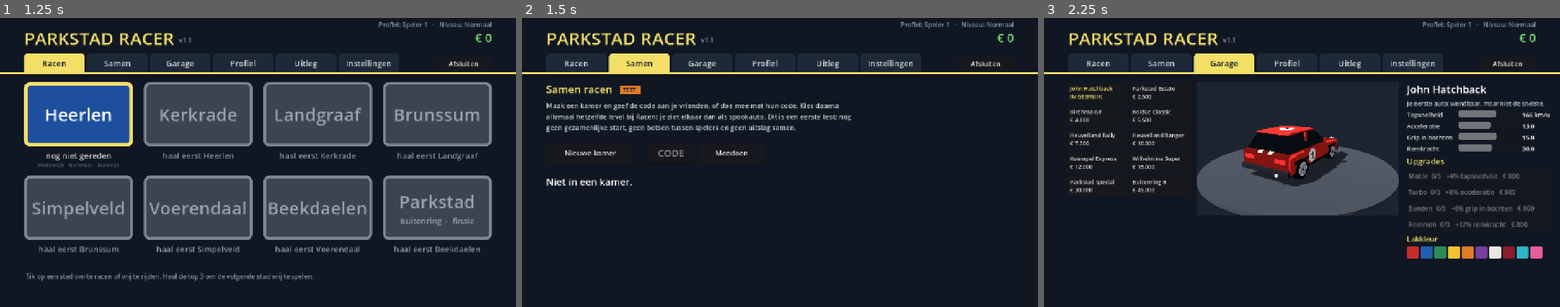
Above: before the commit, frames 1-3 (left to right).
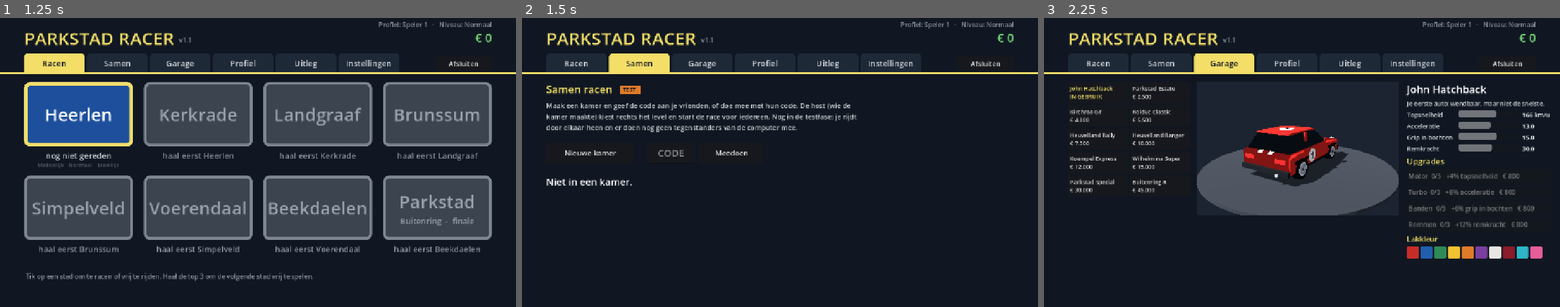
Above: after the commit, the same moments.

Repository: Clippie93/parkstad-racer
Game: Godot game, scene res://scenes/menu.tscn
Same seed, same stepped clock (60 frames per second), same inputs: the game is played once before the commit and once after it. Sound files missing from this copy of the repository are replaced by a short silence.
Inputs:
- Up to frame 1 (1.25 s): click "Racen" at 0.5 s
- Up to frame 2 (1.5 s): click "Samen" at 1.25 s
- Up to frame 3 (2.25 s): click "Garage" at 2 s

Frame 1 is identical in both runs. In frame 2, 1.4% of the frame differs, in the area x 4-65%, y 29-40%; in frame 3, nothing differs.

Commit message:
Multiplayer fase 2: lobby (host kiest level en autoregel), gezamenlijke start op de serverklok, gedeelde stand, finish en uitslag met prijzengeld
Co-Authored-By: Claude Opus 5.5 <noreply@anthropic.com>

Diff:
--- a/scripts/game.gd
+++ b/scripts/game.gd
@@ -55,7 +55,52 @@
         _net = NetClient.new()
         _net.name = "Net"
         add_child(_net)
+        _net.message.connect(_on_net_message)
+        _net.joined.connect(func(_id, _n):
+            if _net.is_host():
+                send_lobby())
+        _net.welcomed.connect(func(_id, _h, _p):
+            mp = {})
     return _net
+
+# Instellingen van de kamer (kiest de host, fase 2): level en autoregel
+# ("own" = ieder zijn eigen auto uit de garage, "equal" = iedereen de John Hatchback
+# zonder upgrades, in de eigen kleur).
+var lobby := {"level": 0, "rule": "own"}
+# De multiplayer-race die nu loopt (leeg = gewone race): level, regel en de startvolgorde.
+var mp := {}
+
+func mp_active() -> bool:
+    return not mp.is_empty() and in_room()
+
+func send_lobby() -> void:
+    net().send_json({"t": "lobby", "level": int(lobby["level"]), "rule": String(lobby["rule"])})
+
+# Host: iedereen in de kamer start dit level (ook de host zelf).
+func start_mp_race() -> void:
+    if not net().is_host():
+        return
+    var ids: Array = net().players.keys()
+    ids.sort()
+    var msg := {"t": "start", "level": int(lobby["level"]), "rule": String(lobby["rule"]), "grid": ids}
+    net().send_json(msg)
+    _begin_mp(msg)
+
+func _begin_mp(msg: Dictionary) -> void:
+    var grid: Array = []
+    for x in msg.get("grid", []):
+        grid.append(int(x))
+    mp = {"level": int(msg["level"]), "rule": String(msg.get("rule", "own")), "grid": grid}
+    start_level(int(msg["level"]))
+
+func _on_net_message(_from: int, msg: Dictionary) -> void:
+    match String(msg.get("t", "")):
+        "lobby":
+            lobby = {"level": int(msg.get("level", 0)), "rule": String(msg.get("rule", "own"))}
+        "start":
+            # alleen als je bij het startsein in de kamer zat
+            if (msg.get("grid", []) as Array).has(float(net().my_id)) or (msg.get("grid", []) as Array).has(net().my_id):
+                _begin_mp(msg)
 
 func in_room() -> bool:
     return _net != null and _net.is_open() and _net.my_id != 0
@@ -454,6 +499,7 @@
 
 func go_menu() -> void:
     get_tree().paused = false
+    mp = {}
     get_tree().change_scene_to_file(MENU_SCENE)
 
 
--- a/scripts/menu.gd
+++ b/scripts/menu.gd
@@ -30,6 +30,11 @@
 var together_players: Label
 var together_code: LineEdit
 var together_leave: Button
+var lobby_box: Control          # instellingen van de kamer (host kiest, de rest ziet ze)
+var lobby_level: OptionButton
+var lobby_rule: OptionButton
+var lobby_start: Button
+var lobby_info: Label
 var first_level: Button
 var help_box: VBoxContainer
 var controls_help: Label     # Besturing-kolom: tekst hangt af van toetsenbord of aanraken
@@ -712,9 +717,9 @@
     page.add_child(tag_bg)
     tag.position = tag_bg.position + Vector2(8, 1)
     page.add_child(tag)
-    var info := _label("Maak een kamer en geef de code aan je vrienden, of doe mee met hun code. Kies daarna " +
-        "allemaal hetzelfde level bij Racen: je ziet elkaar dan als spookauto. Dit is een eerste test: " +
-        "nog geen gezamenlijke start, geen botsen tussen spelers en geen uitslag samen.", 17, Color("cfd3d6"))
+    var info := _label("Maak een kamer en geef de code aan je vrienden, of doe mee met hun code. De host " +
+        "(wie de kamer maakte) kiest rechts het level en start de race voor iedereen. Nog in de testfase: " +
+        "je rijdt door elkaar heen en er doen nog geen tegenstanders van de computer mee.", 17, Color("cfd3d6"))
     info.autowrap_mode = TextServer.AUTOWRAP_WORD_SMART
     info.custom_minimum_size = Vector2(780, 0)
     info.position = Vector2(LIST_X, Header.CONTENT_Y + 46.0)
@@ -750,6 +755,49 @@
     together_players = _label("", 19, Color("cfd3d6"))
     together_players.position = Vector2(LIST_X, y + 124.0)
     page.add_child(together_players)
+    # lobby rechts: level, autoregel en starten (alleen de host kan kiezen)
+    lobby_box = Control.new()
+    lobby_box.position = Vector2(860, Header.CONTENT_Y)
+    lobby_box.mouse_filter = Control.MOUSE_FILTER_IGNORE
+    page.add_child(lobby_box)
+    var lh := _label("Race", 26, Color("f3df68"))
+    lobby_box.add_child(lh)
+    var ll := _label("Level", 18, Color("cfd3d6"))
+    ll.position = Vector2(0, 50)
+    lobby_box.add_child(ll)
+    lobby_level = OptionButton.new()
+    lobby_level.position = Vector2(0, 76)
+    lobby_level.custom_minimum_size = Vector2(360, 44)
+    lobby_level.add_theme_font_size_override("font_size", 18)
+    for i in range(Game.LEVELS.size()):
+        lobby_level.add_item(String(Game.LEVELS[i]["name"]), i)
+        lobby_level.set_item_disabled(i, not Game.is_unlocked(i))
+    lobby_level.item_selected.connect(func(idx: int):
+        Game.lobby["level"] = lobby_level.get_item_id(idx)
+        Game.send_lobby())
+    lobby_box.add_child(lobby_level)
+    var rl := _label("Auto's", 18, Color("cfd3d6"))
+    rl.position = Vector2(0, 132)
+    lobby_box.add_child(rl)
+    lobby_rule = OptionButton.new()
+    lobby_rule.position = Vector2(0, 158)
+    lobby_rule.custom_minimum_size = Vector2(360, 44)
+    lobby_rule.add_theme_font_size_override("font_size", 18)
+    lobby_rule.add_item("Eigen garage (met upgrades)", 0)
+    lobby_rule.add_item("Gelijke auto's (John Hatchback)", 1)
+    lobby_rule.item_selected.connect(func(idx: int):
+        Game.lobby["rule"] = "equal" if idx == 1 else "own"
+        Game.send_lobby())
+    lobby_box.add_child(lobby_rule)
+    lobby_start = _card_button("Start de race", func(): Game.start_mp_race())
+    lobby_start.position = Vector2(0, 230)
+    lobby_start.custom_minimum_size = Vector2(360, 56)
+    lobby_box.add_child(lobby_start)
+    lobby_info = _label("", 17, Color("8d96a0"))
+    lobby_info.position = Vector2(0, 296)
+    lobby_info.custom_minimum_size = Vector2(360, 0)
+    lobby_info.autowrap_mode = TextServer.AUTOWRAP_WORD_SMART
+    lobby_box.add_child(lobby_info)
     # bijwerken als er iets verandert in de kamer, en elke seconde (ping)
     var net := Game.net()
     net.welcomed.connect(_refresh_together.unbind(3))
@@ -757,6 +805,7 @@
     net.left.connect(_refresh_together.unbind(1))
     net.host_changed.connect(_refresh_together.unbind(1))
     net.disconnected.connect(_refresh_together)
+    net.message.connect(_on_lobby_message)
     net.room_created.connect(_on_room_created)
     net.failed.connect(_on_net_failed)
     var timer := Timer.new()
@@ -767,6 +816,10 @@
             _refresh_together())
     page.add_child(timer)
     return page
+
+func _on_lobby_message(_from: int, msg: Dictionary) -> void:
+    if String(msg.get("t", "")) == "lobby":
+        _refresh_together.call_deferred()
 
 func _on_room_created(code: String) -> void:
     Game.net().join(code, Game.player_name())
@@ -802,6 +855,16 @@
         return
     var net := Game.net()
     together_leave.visible = Game.in_room()
+    lobby_box.visible = Game.in_room()
+    if Game.in_room():
+        var host: bool = net.is_host()
+        lobby_level.disabled = not host
+        lobby_rule.disabled = not host
+        lobby_start.visible = host
+        lobby_level.select(lobby_level.get_item_index(int(Game.lobby["level"])))
+        lobby_rule.select(1 if String(Game.lobby["rule"]) == "equal" else 0)
+        lobby_info.text = ("Iedereen in de kamer start tegelijk. Je verdient prijzengeld, maar geen medailles." if host
+            else "De host kiest het level en start de race.")
     if not Game.in_room():
         if not together_status.text.ends_with("..."):
             together_status.text = "Niet in een kamer."
--- a/scripts/net_ghosts.gd
+++ b/scripts/net_ghosts.gd
@@ -13,7 +13,7 @@
 const PREDICT_MAX := 0.35        # hoogstens zo ver vooruit voorspellen (s)
 const SNAP_DIST := 12.0          # verder ernaast: meteen naar de juiste plek
 const STALE := 2.0               # zo lang niets gehoord: spookauto verbergen
-const VERSION := 1
+const VERSION := 2               # 2: met afgelegde afstand (voor de stand)
 
 var race: Node
 var net: Node
@@ -23,13 +23,20 @@
 var _stats_t := 0.0
 var sent := 0
 var status: Label
+# ---- gezamenlijke race (fase 2) ----
+const GO_DELAY_MS := 3500.0      # tussen het startsein en GO: het aftellen 3-2-1
+const LOAD_WAIT := 25.0          # host wacht hoogstens zo lang op trage laders
+var go_at := -1.0                # servertijd (ms) van GO; -1 = nog niet bekend
+var loaded := {}                 # host: wie is klaar met laden
+var _my_loaded_t := -1.0
+var finished := {}               # id -> racetijd (s) van andere spelers die binnen zijn
 
 func setup(r: Node) -> void:
 	race = r
 	net = Game.net()
 	net.state.connect(_on_state)
 	net.message.connect(_on_message)
-	net.joined.connect(func(_id, _n): _send_look())
+	net.joined.connect(_on_joined)
 	net.left.connect(_on_left)
 	_send_look()
 	# statusregel bovenin: kamer, aantal spelers en ping
@@ -51,17 +58,18 @@
 	for id in ghosts.keys():
 		_drop(id)
 	if net != null:
-		for sig in [net.state, net.message, net.left]:
+		for sig in [net.state, net.message, net.left, net.joined]:
 			for c in sig.get_connections():
 				if c["callable"].get_object() == self:
 					sig.disconnect(c["callable"])
 
 # ---------------------------------------------------------------- versturen
 func _send_look() -> void:
-	var id: String = Game.selected_car()
-	var info: Dictionary = Game.Catalog.car(id)
-	net.send_json({"t": "car", "level": Game.current_index, "style": String(info["style"]),
-		"color": Game.car_paint(id).to_html(false), "stripe": (info["stripe"] as Color).to_html(false),
+	var car = race.car
+	if car == null:
+		return
+	net.send_json({"t": "car", "level": Game.current_index, "style": String(car.car_style),
+		"color": (car.body_color as Color).to_html(false), "stripe": (car.stripe_color as Color).to_html(false),
 		"name": Game.player_name()})
 
 func _send_state() -> void:
@@ -80,13 +88,28 @@
 	var tilt: Node3D = car.get("tilt")
 	b.put_float(tilt.rotation.x if tilt != null else 0.0)
 	b.put_float(tilt.rotation.z if tilt != null else 0.0)
+	b.put_float(race.player_progress())
 	net.send_state(b.data_array)
 	sent += 1
 
 # ---------------------------------------------------------------- ontvangen
 func _on_message(from: int, msg: Dictionary) -> void:
-	if String(msg.get("t", "")) != "car":
-		return
+	match String(msg.get("t", "")):
+		"loaded":
+			loaded[from] = true
+			return
+		"go":
+			go_at = float(msg.get("at", -1.0))
+			return
+		"finish":
+			if not finished.has(from):
+				finished[from] = float(msg.get("time", 0.0))
+				race.finish_order.append(name_of(from))
+			return
+		"car":
+			pass
+		_:
+			return
 	var g := _ghost(from)
 	var look := [String(msg.get("style", "hatch")), String(msg.get("color", "c72d28")),
 		String(msg.get("stripe", "f4f4ee")), String(msg.get("name", "Speler"))]
@@ -96,7 +119,7 @@
 		_build(from)
 
 func _on_state(from: int, data: PackedByteArray) -> void:
-	if data.size() < 47 or data[0] != VERSION:
+	if data.size() < 51 or data[0] != VERSION:
 		return
 	var b := StreamPeerBuffer.new()
 	b.data_array = data
@@ -111,6 +134,7 @@
 	g["yaw"] = b.get_float()
 	g["rx"] = b.get_float()
 	g["rz"] = b.get_float()
+	g["progress"] = b.get_float()
 	# metingen: hoe oud is een bericht als het aankomt, en hoe regelmatig komen ze
 	var age: float = now - t
 	if g["t"] > 0.0:
@@ -125,6 +149,9 @@
 	g["heard"] = Time.get_ticks_msec()
 	g["got"] += 1
 
+func _on_joined(_id: int, _name: String) -> void:
+	_send_look()
+
 func _on_left(id: int) -> void:
 	_drop(id)
 
@@ -132,7 +159,7 @@
 	if not ghosts.has(id):
 		ghosts[id] = {"node": null, "look": [], "p": Vector3.ZERO, "v": Vector3.ZERO, "yaw": 0.0,
 			"rx": 0.0, "rz": 0.0, "t": 0.0, "level": -1, "lap": 0, "got": 0, "heard": 0,
-			"gaps": [], "ages": [], "placed": false}
+			"gaps": [], "ages": [], "placed": false, "progress": 0.0}
 	return ghosts[id]
 
 func _drop(id: int) -> void:
@@ -174,6 +201,7 @@
 func _process(delta: float) -> void:
 	if net == null or not Game.in_room():
 		return
+	_host_go()
 	_send_t -= delta
 	if _send_t <= 0.0:
 		_send_t += SEND_EVERY
@@ -192,7 +220,7 @@
 		if n == null or not is_instance_valid(n):
 			continue
 		var fresh: bool = Time.get_ticks_msec() - int(g["heard"]) < int(STALE * 1000.0)
-		n.visible = fresh and int(g["level"]) == Game.current_index and int(g["got"]) > 0
+		n.visible = fresh and int(g["level"]) == Game.current_index and int(g["got"]) > 0 and in_race(id)
 		if not n.visible:
 			continue
 		var ahead: float = clampf((now - float(g["t"])) / 1000.0, 0.0, PREDICT_MAX)
@@ -240,3 +268,64 @@
 			(g["look"] as Array)[3] if not (g["look"] as Array).is_empty() else "?", int(g["got"]),
 			int(a / float(ages.size())), int(gm / maxf(1.0, float(gaps.size()))), int(gx)])
 	return " | ".join(parts)
+
+# ---------------------------------------------------------------- gezamenlijke race
+func mp() -> bool:
+	return Game.mp_active()
+
+# Speelt deze speler mee in de race die nu loopt? (Buiten een gezamenlijke race: iedereen.)
+func in_race(id: int) -> bool:
+	return not mp() or (Game.mp["grid"] as Array).has(id)
+
+func name_of(id: int) -> String:
+	if ghosts.has(id) and not (ghosts[id]["look"] as Array).is_empty():
+		return String(ghosts[id]["look"][3])
+	return String(net.players.get(id, "Speler %d" % id))
+
+# Klaar met laden: de host weet dan dat hij (bijna) kan starten.
+func mp_loaded() -> void:
+	_my_loaded_t = Time.get_ticks_msec() / 1000.0
+	loaded[net.my_id] = true
+	net.send_json({"t": "loaded"})
+
+# Host: GO zodra iedereen van de startgrid die nog in de kamer zit geladen is, of na
+# LOAD_WAIT seconden (dan beginnen de trage laders iets later).
+func _host_go() -> void:
+	if not mp() or go_at >= 0.0 or _my_loaded_t < 0.0 or not net.is_host():
+		return
+	var waiting := false
+	for id in Game.mp["grid"]:
+		if net.players.has(int(id)) and not loaded.has(int(id)):
+			waiting = true
+	if waiting and Time.get_ticks_msec() / 1000.0 - _my_loaded_t < LOAD_WAIT:
+		return
+	go_at = net.server_time_ms() + GO_DELAY_MS
+	net.send_json({"t": "go", "at": go_at})
+
+# Seconden tot GO (+0,5 zoals het gewone aftellen), of -1 als het startsein er nog niet is.
+func countdown_left() -> float:
+	if go_at < 0.0:
+		return -1.0
+	return (go_at - net.server_time_ms()) / 1000.0 + 0.5
+
+func send_finish(time: float) -> void:
+	net.send_json({"t": "finish", "time": time})
+
+# De andere spelers in de stand (zelfde vorm als bij de tegenstanders van de computer).
+func rows() -> Array:
+	var out: Array = []
+	if not mp():
+		return out
+	for id in Game.mp["grid"]:
+		var i := int(id)
+		if i == net.my_id:
+			continue
+		var g: Dictionary = _ghost(i)
+		var done: bool = finished.has(i)
+		out.append({"name": name_of(i), "progress": float(g["progress"]), "finished": done,
+			"time": float(finished.get(i, 0.0)), "lap": int(g["lap"]), "start": race.START_S})
+	return out
+
+# Plaats van wie al binnen is: aantal anderen dat eerder finishte + 1.
+func finish_position() -> int:
+	return finished.size() + 1
--- a/scripts/race.gd
+++ b/scripts/race.gd
@@ -195,6 +195,9 @@
 		add_child(net_ghosts)
 		net_ghosts.setup(self)
 	await _prewarm()
+	if Game.mp_active() and net_ghosts != null:
+		world.process_mode = Node.PROCESS_MODE_DISABLED
+		net_ghosts.mp_loaded()
 	await _loaded_step(bar, 1.0)
 	screen.queue_free()
 	loading = false
@@ -647,6 +650,14 @@
 	c.stripe_color = info["stripe"]
 	c.race_number = 1
 	c.offroad = float(info.get("offroad", 0.0))
+	if Game.mp_active() and String(Game.mp["rule"]) == "equal":
+		# samen racen met gelijke auto's: de John Hatchback zonder upgrades, in je eigen kleur
+		var john: Dictionary = Game.Catalog.car("john")
+		c.car_style = String(john["style"])
+		c.stripe_color = john["stripe"]
+		c.offroad = 0.0
+		_apply_stats(c, john)
+		return
 	_apply_stats(c, Game.car_stats(id))
 
 func _apply_stats(c: ArcadeCar, st: Dictionary) -> void:
@@ -688,7 +699,7 @@
 		var s: float = START_S + float(3 - row) * 10.0
 		var l: float = grid_lanes[slot % 2] if slot % 2 == 0 else grid_lanes[1]
 		var xf := Transform3D(r.basis_at(s), r.pos_at(s) + r.right_at(s) * l + Vector3(0, 0.16, 0))
-		if slot == PLAYER_SLOT:
+		if slot == _my_slot():
 			car = ArcadeCar.new()
 			car.name = "PlayerCar"
 			_apply_player_car(car)
@@ -702,7 +713,7 @@
 			car.add_child(CarAudio.new())
 			player_s = s
 			continue
-		if free:
+		if free or Game.mp_active():
 			continue
 		var info: Array = RIVALS[rival_i]
 		rival_i += 1
@@ -728,6 +739,12 @@
 		var own: Array = [float(lanes[0]), -float(lanes[0])] if lanes.size() == 1 else ([l] + lanes.filter(func(x): return absf(float(x) - l) > 0.5))
 		d.setup(self, rc, l, own)
 		rivals.append(d)
+
+# Startplek: normaal PLAYER_SLOT; samen racen: op volgorde van spelernummer vooraan.
+func _my_slot() -> int:
+	if Game.mp_active():
+		return maxi(0, (Game.mp["grid"] as Array).find(Game.net().my_id))
+	return PLAYER_SLOT
 
 # Slipstream: rij je 3 tot 45 m achter een auto die dezelfde kant op gaat (racer,
 # politie of verkeer), dan bouw je slipstream op: dichterbij = sterker. Geldt voor jou en
@@ -836,6 +853,8 @@
 		rows.append({"name": d.driver_name, "progress": d.progress(), "finished": d.finished, "time": d.finish_time, "lap": d.lap, "start": d.start_progress})
 	rows.append({"name": PLAYER_NAME, "progress": float(player_lap) * level.route.length + player_s,
 		"finished": state == State.FINISHED, "time": elapsed, "lap": player_lap, "start": START_S})
+	if net_ghosts != null:
+		rows.append_array(net_ghosts.rows())
 	rows.sort_custom(func(a, b):
 		if a["finished"] and b["finished"]:
 			return finish_order.find(a["name"]) < finish_order.find(b["name"])
@@ -890,6 +909,9 @@
 		_gap_record(PLAYER_NAME, player_progress())
 		for d in rivals:
 			_gap_record(d.driver_name, d.progress())
+		if net_ghosts != null:
+			for row in net_ghosts.rows():
+				_gap_record(String(row["name"]), float(row["progress"]))
 	var off: bool = float(res[0]) > float(level.road_hw) + OFF_ROAD_MARGIN
 	_slipstream(_delta)
 	car.off_road = off
@@ -915,7 +937,17 @@
 		return
 	match state:
 		State.COUNTDOWN:
-			countdown -= delta
+			if Game.mp_active() and net_ghosts != null:
+				var left: float = net_ghosts.countdown_left()
+				if left < 0.0:
+					_big("Wachten op de andere spelers...", 0.0, Color("cfd3d6"))
+					_update_hud()
+					return
+				countdown = left
+				if countdown <= 0.5:
+					world.process_mode = Node.PROCESS_MODE_PAUSABLE
+			else:
+				countdown -= delta
 			if countdown > 0.5:
 				var n: int = ceili(countdown - 0.5)
 				if n != last_beep and n <= 3:
@@ -936,10 +968,11 @@
 				return
 			elapsed += delta
 			race_clock += delta
-			time_left -= delta
-			if time_left <= 0.0:
-				time_left = 0.0
-				_time_up()
+			if not Game.mp_active():
+				time_left -= delta
+				if time_left <= 0.0:
+					time_left = 0.0
+					_time_up()
 		State.FINISHED:
 			race_clock += delta
 			result_timer -= delta
@@ -1007,6 +1040,9 @@
 	return 4 - pos if pos <= 3 else 0
 
 func _finish() -> void:
+	if Game.mp_active() and net_ghosts != null:
+		_finish_mp()
+		return
 	state = State.FINISHED
 	car.controls_enabled = false
 	finish_order.append(PLAYER_NAME)
@@ -1037,6 +1073,29 @@
 	buttons.append(["Menu", Game.go_menu])
 	_show_panel(lines, buttons, _results_tabs())
 	_refresh_results()
+
+# Samen racen: plaats onder de spelers, prijzengeld zoals in de single player, geen
+# medailles of records; daarna terug naar de kamer.
+func _finish_mp() -> void:
+	state = State.FINISHED
+	car.controls_enabled = false
+	var pos: int = net_ghosts.finish_position()
+	finish_order.append(PLAYER_NAME)
+	net_ghosts.send_finish(elapsed)
+	Sfx.play(self, "finish" if pos <= 3 else "fail", -3.0)
+	var n: int = (Game.mp["grid"] as Array).size()
+	var lines := [
+		["GEWONNEN!" if pos == 1 else "FINISH!  %de VAN %d" % [pos, n], 42, Color("f3df68") if pos <= 3 else Color.WHITE],
+		["%s   %s   -   samen in kamer %s" % [level.level_title, Game.format_time(elapsed), Game.net().code], 24, Color.WHITE],
+		["Samen racen: prijzengeld wel, medailles en records niet.", 16, Color("cfd3d6")],
+	]
+	lines.append_array(_payout(pos))
+	_show_panel(lines, [["Terug naar de kamer", _back_to_room]], _results_tabs())
+	_refresh_results()
+
+func _back_to_room() -> void:
+	Game.menu_tab = "together"
+	Game.go_menu()
 
 # Twee tabjes onder de titel: de uitslag en het flitsklassement.
 func _results_tabs() -> Control:
Not shown, changed: MULTIPLAYER_PLAN.md
